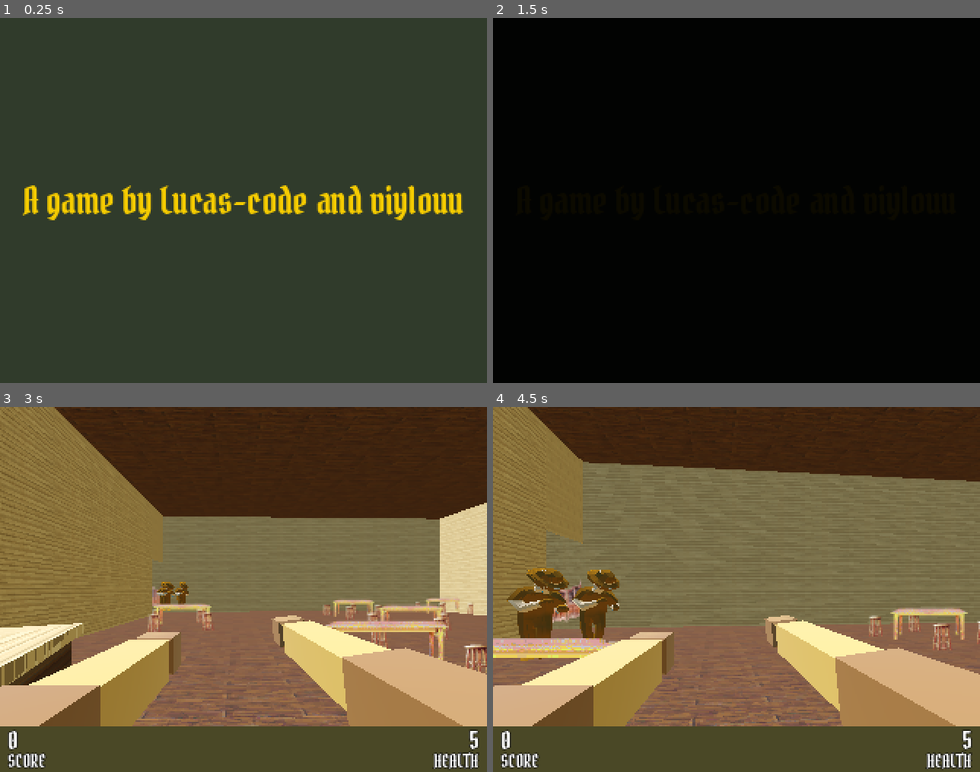
Above: before the commit, frames 1-4 (two rows, left to right).
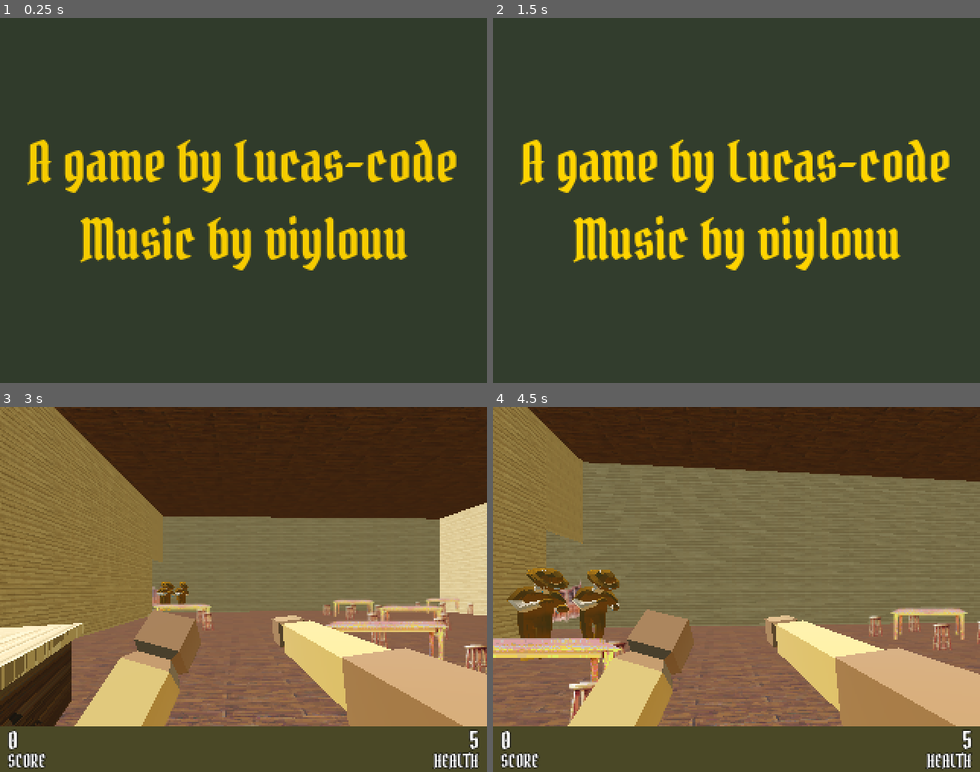
Above: after the commit, the same moments.

Repository: Lucas-Code27/Saloon-Brawl
Game: Godot game, scene res://Src/Levels/Splash.tscn
Two runs of this game, one before a commit and one after it. Both use one fixed random seed, a clock stepped at 60 frames per second and the inputs below.
Inputs (mouse positions are in pixels of both pictures, inside the frame that each line leads up to):
- Up to frame 1 (0.25 s): no input
- Up to frame 2 (1.5 s): tap Enter at 0.5 s; move the mouse to (843, 182) at 0.52 s; hold D (right) 0.53-1.28 s; click (843, 182) at 0.6 s; move the mouse to (639, 218) at 1.27 s; hold S (down) from 1.28 s (still down); click (639, 218) at 1.35 s
- Up to frame 3 (3 s): release S (down) at 2 s; click (243, 589) at 2 s, where only the run before the commit has a clickable "Play"; move the mouse to (253, 582) at 2.77 s; hold W (up) from 2.78 s (still down); click (253, 582) at 2.85 s
- Up to frame 4 (4.5 s): keep holding W (up); move the mouse to (731, 596) at 3.52 s; click (731, 596) at 3.6 s; move the mouse to (775, 593) at 4.27 s; click (775, 593) at 4.35 s

The runs differ from the first frame. In frame 1, 12% of the frame differs, in the area x 4-96%, y 33-70%; in frame 2, 100%, in the area x 0-100%, y 0-100%; in frame 3, 7.3%; in frame 4, 7.4%.

Commit message:
made the splash screen look nicer

Diff:
--- a/Src/Levels/Splash.tscn
+++ b/Src/Levels/Splash.tscn
@@ -6,7 +6,7 @@
 
 [sub_resource type="LabelSettings" id="LabelSettings_vqeie"]
 font = ExtResource("1_oljkc")
-font_size = 24
+font_size = 36
 font_color = Color(1, 0.831373, 0, 1)
 
 [sub_resource type="Animation" id="Animation_ye622"]
@@ -29,7 +29,7 @@
 
 [sub_resource type="Animation" id="Animation_8087u"]
 resource_name = "fade_in_out"
-length = 1.5
+length = 2.0
 tracks/0/type = "value"
 tracks/0/imported = false
 tracks/0/enabled = true
@@ -37,10 +37,10 @@
 tracks/0/interp = 1
 tracks/0/loop_wrap = true
 tracks/0/keys = {
-"times": PackedFloat32Array(0, 0.5, 1.5),
-"transitions": PackedFloat32Array(0.191185, 3, 1),
+"times": PackedFloat32Array(0, 0.5, 1.5, 2),
+"transitions": PackedFloat32Array(0.191185, 3, 3, 1),
 "update": 0,
-"values": [Color(0, 0, 0, 1), Color(0, 0, 0, 0), Color(0, 0, 0, 1)]
+"values": [Color(0, 0, 0, 1), Color(0, 0, 0, 0), Color(0, 0, 0, 0), Color(0, 0, 0, 1)]
 }
 tracks/1/type = "method"
 tracks/1/imported = false
@@ -49,7 +49,7 @@
 tracks/1/interp = 1
 tracks/1/loop_wrap = true
 tracks/1/keys = {
-"times": PackedFloat32Array(1.5),
+"times": PackedFloat32Array(2),
 "transitions": PackedFloat32Array(1),
 "values": [{
 "args": [],
@@ -96,8 +96,10 @@
 offset_bottom = 16.0
 grow_horizontal = 2
 grow_vertical = 2
-text = "A game by Lucas-code and viylouu"
+text = "A game by Lucas-code
+Music by viylouu"
 label_settings = SubResource("LabelSettings_vqeie")
+horizontal_alignment = 1
 
 [node name="Fade" type="ColorRect" parent="." unique_id=1116554092]
 layout_mode = 1
--- a/Src/Levels/main_menu.tscn
+++ b/Src/Levels/main_menu.tscn
@@ -100,9 +100,9 @@
 anchors_preset = 2
 anchor_top = 1.0
 anchor_bottom = 1.0
-offset_left = 25.0
+offset_left = 27.0
 offset_top = -32.0
-offset_right = 56.0
+offset_right = 58.0
 offset_bottom = -15.0
 grow_vertical = 0
 text = "Volume"
@@ -113,8 +113,9 @@
 anchors_preset = 2
 anchor_top = 1.0
 anchor_bottom = 1.0
+offset_left = 2.0
 offset_top = -16.0
-offset_right = 83.0
+offset_right = 85.0
 grow_vertical = 0
 max_value = 1.0
 step = 0.01
